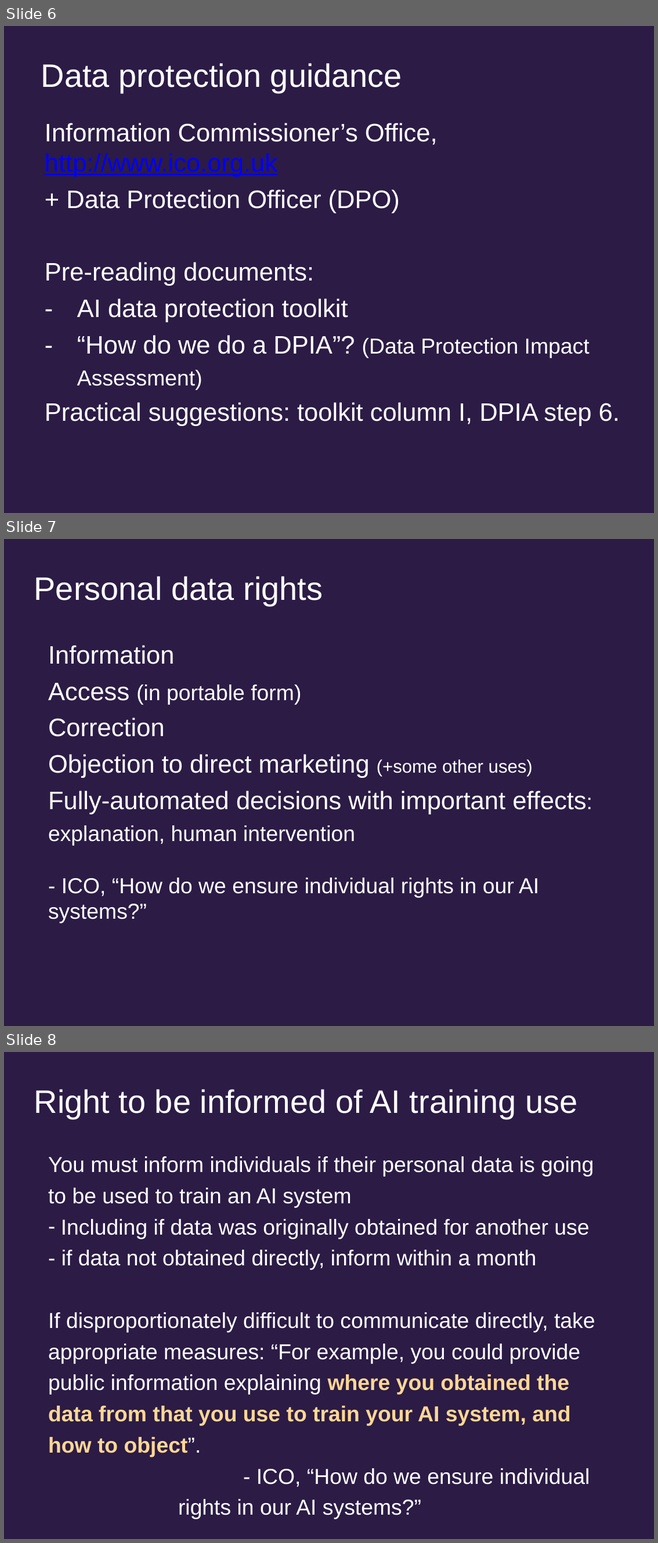
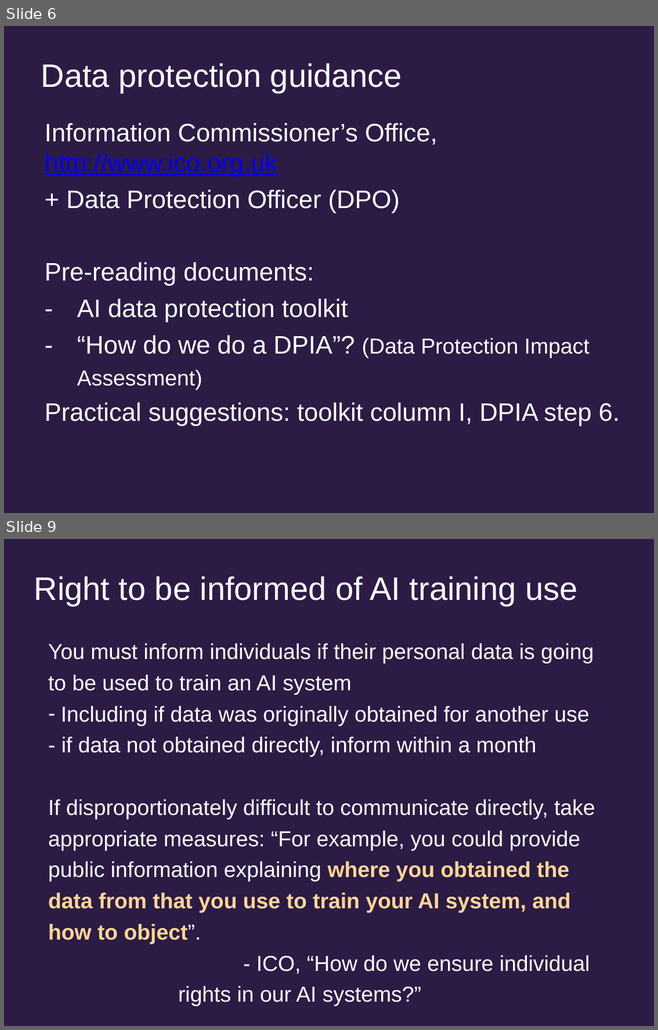
Before and after one commit to uob-COMSM0152/uob-COMSM0152, a slide deck: CDT privacy 2026.pptx. Shown one above the other, each under a label of ours: slides 6, 7 and 8 before the commit, slides 6 and 9 after it; the slides between them are not shown. The pictures are 658x1543 and 658x1030 pixels, drawn with LibreOffice and Linux fonts; fonts in the diff are those of the drawing. Boxes give left, top, right and bottom in pixels: in the first picture for what was removed or moved away, otherwise in the second. Text is boxed around its words. In the diff, an @@ line names an element or a change of style, - is before the commit and + after.

```diff
--- a/CDT privacy 2026.pptx
+++ b/CDT privacy 2026.pptx
@@ slide 7 removed at (4,539,654,1026), background #2B1C45 @@
@@ title removed at (34,576,322,606) @@
-Personal data rights
@@ text removed at (48,645,586,924) @@
-Information
-Access (in portable form)
-Correction
-Objection to direct marketing (+some other uses)
-Fully-automated decisions with important effects: explanation, human intervention
-- ICO, “How do we ensure individual rights in our AI systems?”
@@ what was slide 8 is now slide 9 @@
```
Also in this commit, not shown: 11 slides changed, 3 slides added, 3 other slides removed.
